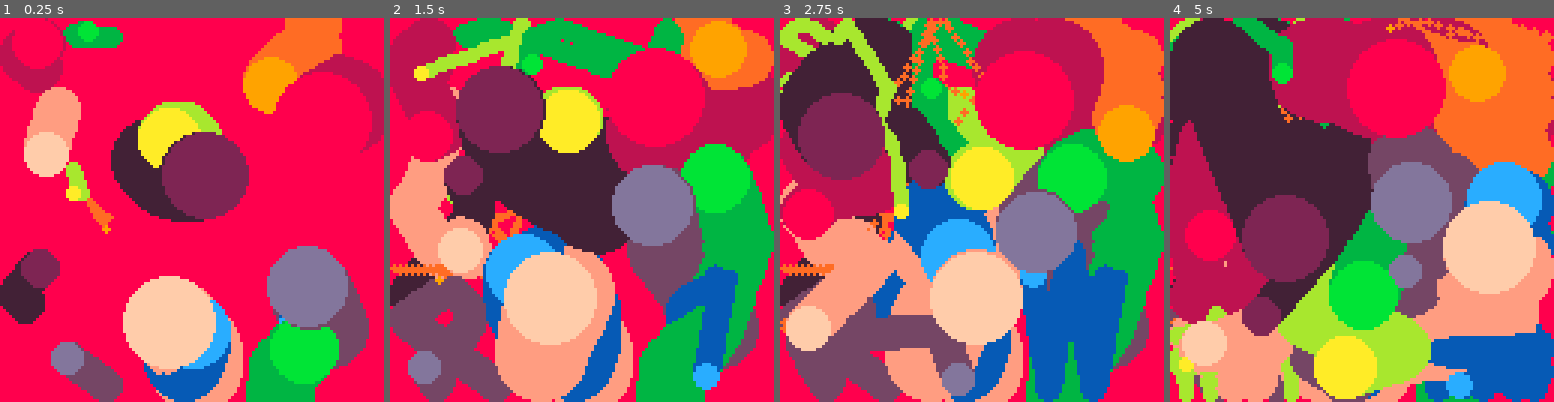
Above: before the commit, frames 1-4 (left to right).
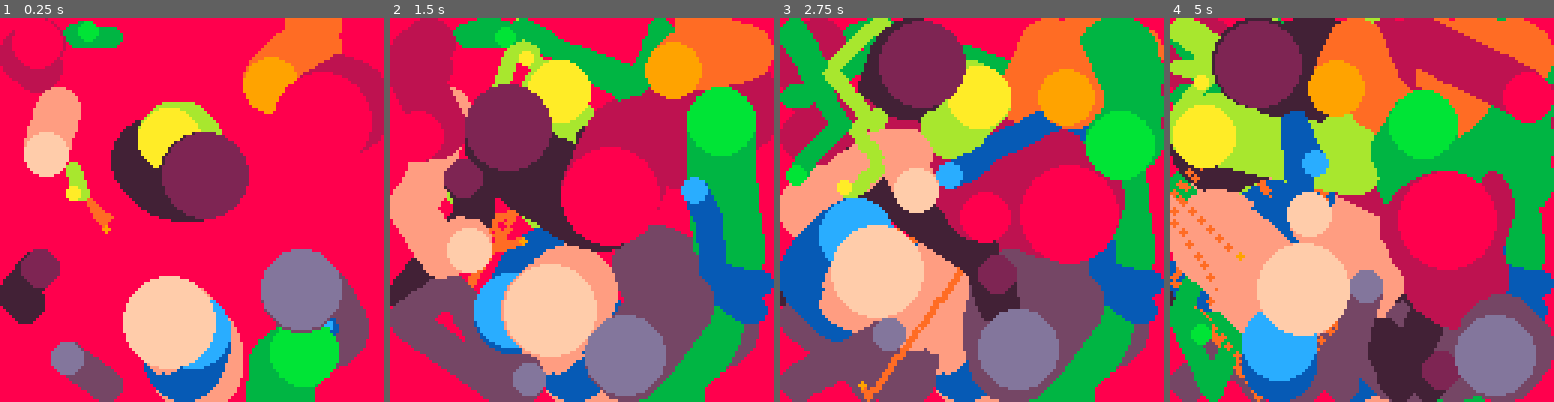
Above: after the commit, the same moments.

Repository: quinnvoker/qphys
Game: PICO-8 cartridge qphys.p8
The game is run twice, just before and just after one commit, with the same random seed, the same clock (stepped at 60 frames per second) and the same inputs.
Inputs:
- Up to frame 1 (0.25 s): no input
- Up to frame 2 (1.5 s): no input
- Up to frame 3 (2.75 s): no input
- Up to frame 4 (5 s): no input

The runs differ from the first frame. In frame 1, 1.2% of the frame differs, in the area x 64-95%, y 59-97%; in frame 2, 48%; in frame 3, 85%; in frame 4, 94%, in the area x 0-100%, y 0-100%.

Commit message:
Remove elasticity argument from bounce

Diff:
--- a/qphys.p8
+++ b/qphys.p8
@@ -18,10 +18,9 @@
 		return vec2:new(self.x/mag, self.y/mag)
 	end,
 
-	bounce = function(self, n, b)
-		local b = b or 1
+	bounce = function(self, n)
 		local n = n:normal()
-		return (n * -2 * self:dot(n) + self) * b
+		return n * -2 * self:dot(n) + self
 	end,
 }
 
--- a/vec2.lua
+++ b/vec2.lua
@@ -15,10 +15,9 @@
 		return vec2:new(self.x/mag, self.y/mag)
 	end,
 
-	bounce = function(self, n, b)
-		local b = b or 1
+	bounce = function(self, n)
 		local n = n:normal()
-		return (n * -2 * self:dot(n) + self) * b
+		return n * -2 * self:dot(n) + self
 	end,
 }
 
